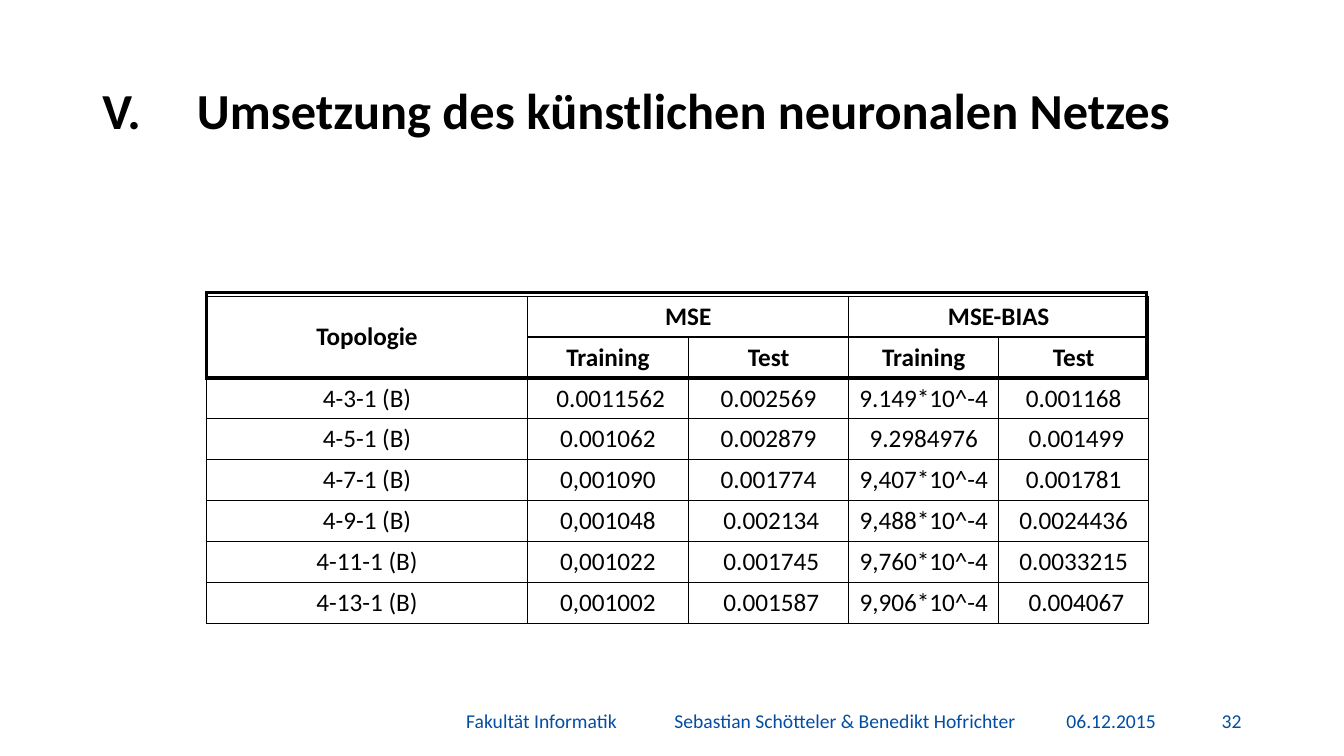
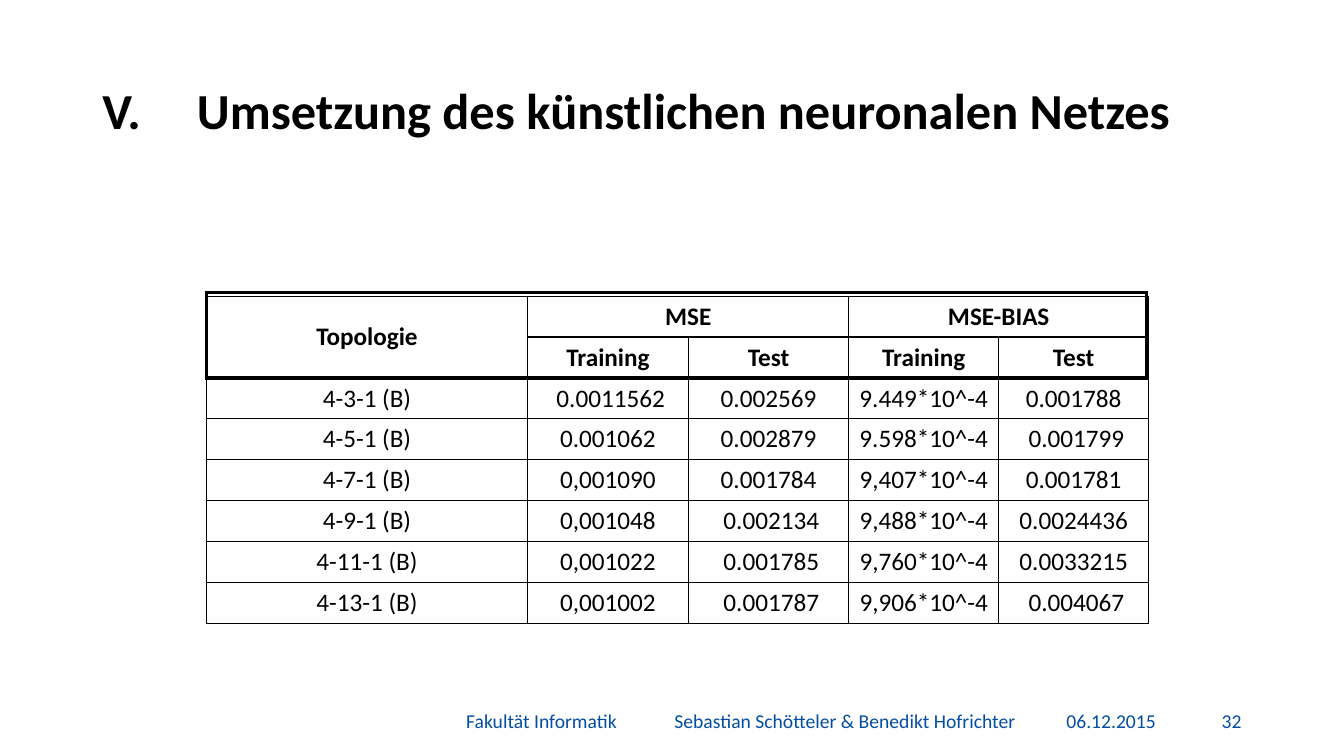
Before and after one commit to BenediktGitGit/soco15, a slide deck: slide 33 of 3b) Vortrag/Präsentation.pptx. Drawn at 1344x756 pixels with LibreOffice and Linux fonts; fonts in the diff are those of the drawing; grey boxes stand for pictures; background and template pictures are left out. Boxes give left, top, right and bottom in pixels: in the first picture for what was removed or moved away, otherwise in the second. Text is boxed around its words. In the diff, an @@ line names an element or a change of style, - is before the commit and + after.

```diff
--- a/3b) Vortrag/Präsentation.pptx
+++ b/3b) Vortrag/Präsentation.pptx
@@ table at bbox=[207, 296, 1149, 623] @@
-row 3, column 4: 9.149*10^-4
+row 3, column 4: 9.449*10^-4
-row 3, column 5: 0.001168
+row 3, column 5: 0.001788
-row 4, column 4: 9.2984976
+row 4, column 4: 9.598*10^-4
-row 4, column 5: 0.001499
+row 4, column 5: 0.001799
-row 5, column 3: 0.001774
+row 5, column 3: 0.001784
-row 7, column 3: 0.001745
+row 7, column 3: 0.001785
-row 8, column 3: 0.001587
+row 8, column 3: 0.001787
```
Also in this commit, not shown: 5 other slides changed, 2 other files.
